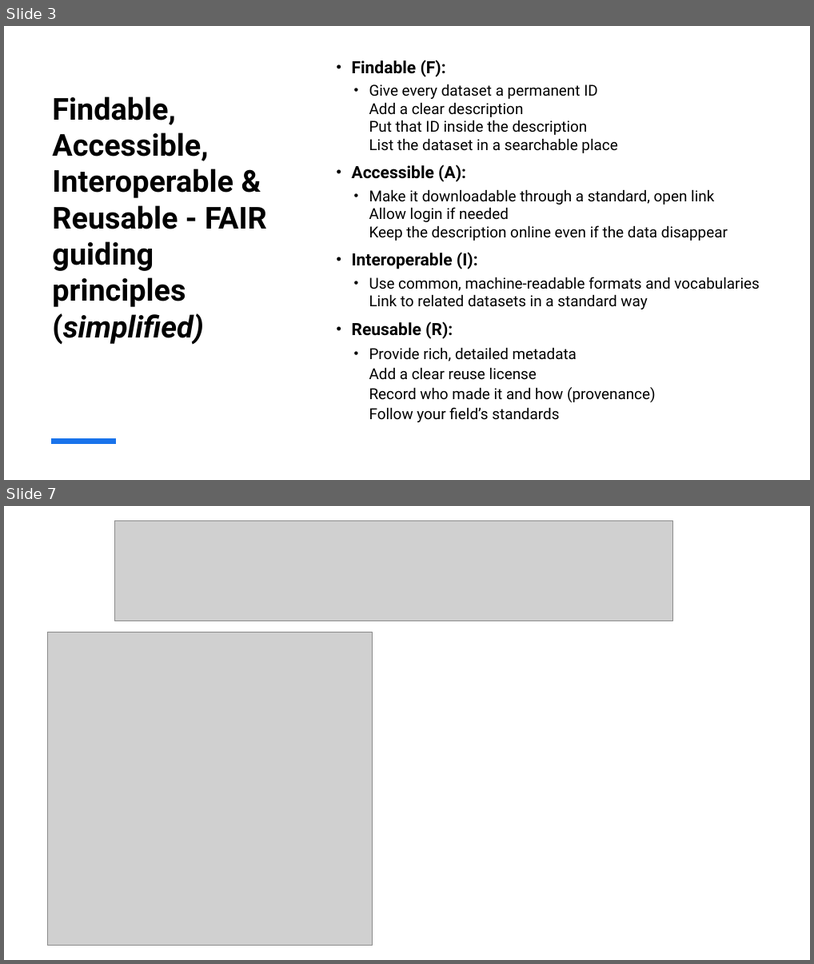
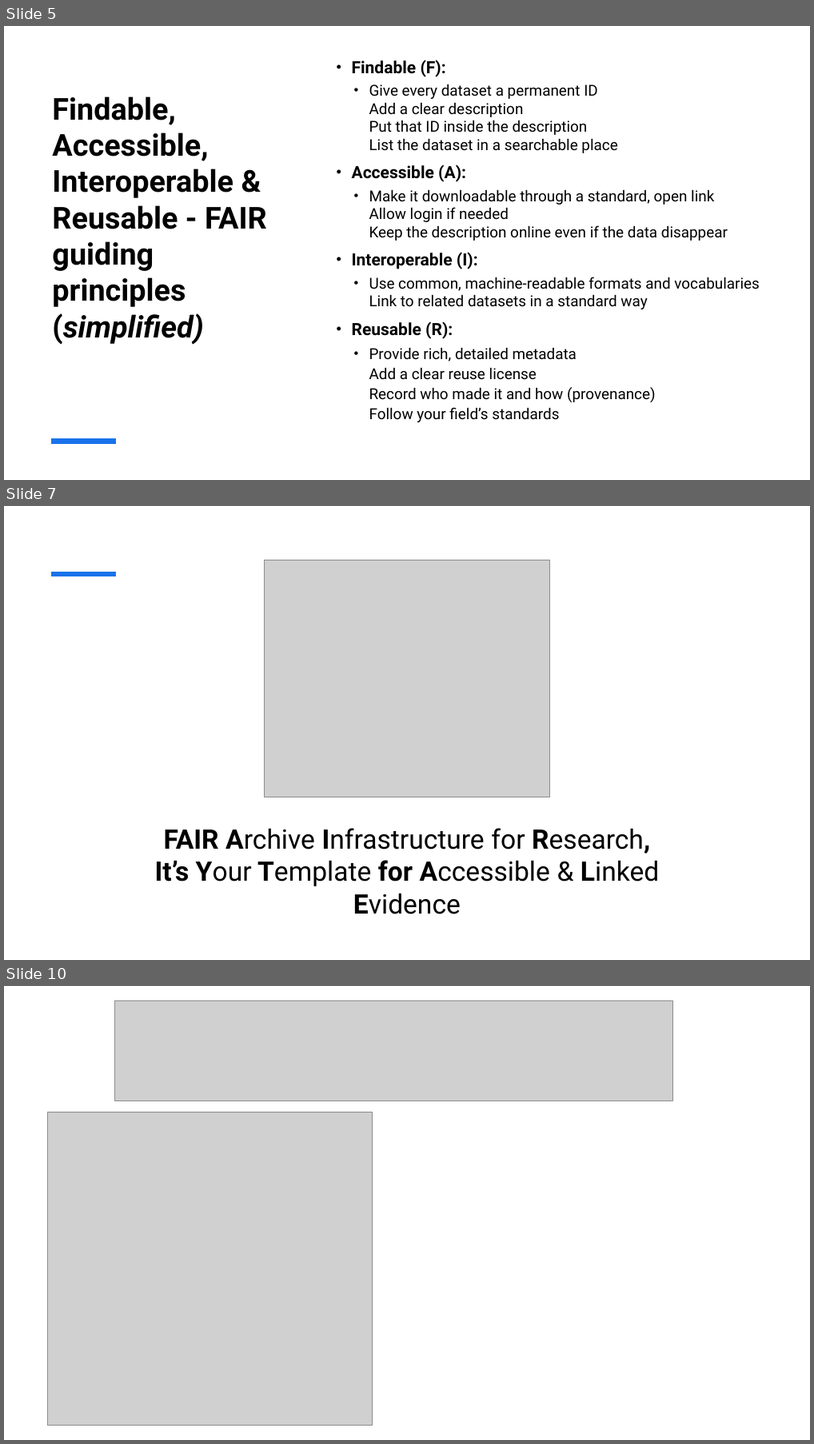
Before and after one commit to florenciaaltschuler/open-science-pipeline, a slide deck: FAIRyTale_presentation.pptx. Shown one above the other, each under a label of ours: slides 3 and 7 before the commit, slides 5, 7 and 10 after it; the slides between them are not shown. The pictures are 814x964 and 814x1444 pixels, drawn with LibreOffice and Linux fonts; fonts in the diff are those of the drawing; grey boxes stand for pictures. Boxes give left, top, right and bottom in pixels: in the first picture for what was removed or moved away, otherwise in the second. Text is boxed around its words. In the diff, an @@ line names an element or a change of style, - is before the commit and + after.

```diff
--- a/FAIRyTale_presentation.pptx
+++ b/FAIRyTale_presentation.pptx
@@ slide 7 added at bbox=[4, 506, 810, 960], background #FFFFFF @@
@@ line added from (51, 574) to (116, 574), #1973EB 6 pt @@
@@ picture added at bbox=[264, 560, 550, 797] @@
@@ text added at bbox=[155, 828, 659, 886], 32 pt, text #000000 @@
+FAIR Archive Infrastructure for Research,
+It’s Your Template for Accessible & Linked Evidence
@@ what was slide 3 is now slide 5 @@
@@ what was slide 7 is now slide 10 @@
```
Also in this commit, not shown: 3 slides changed, 2 other slides added, 1 other file.
